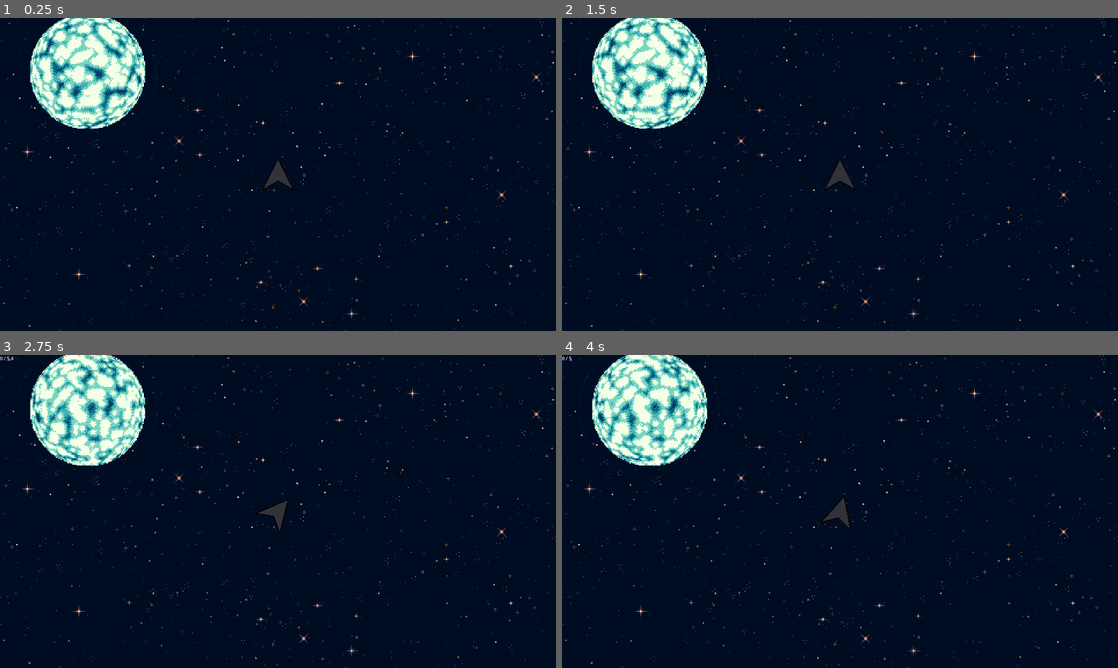
Above: before the commit, frames 1-4 (two rows, left to right).
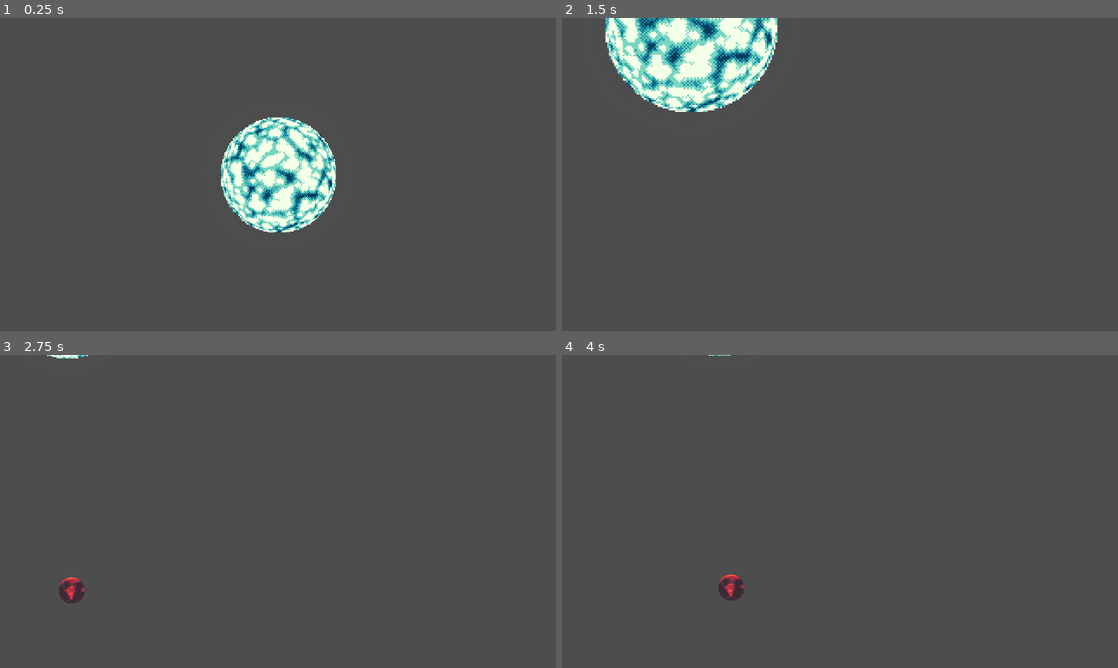
Above: after the commit, the same moments.

Repository: crhexa/starskipp
Game: Godot game, scene res://game/system.tscn
Two runs of this game, one before a commit and one after it. Both use one fixed random seed, a clock stepped at 60 frames per second and the inputs below.
Inputs (mouse positions are in pixels of both pictures, inside the frame that each line leads up to):
- Up to frame 1 (0.25 s): no input
- Up to frame 2 (1.5 s): tap Enter at 0.5 s; move the mouse to (962, 158) at 0.52 s; hold D (turn_right, bound only before the commit) 0.53-1.25 s; hold S (deccelerate, bound only before the commit) 0.53-1.25 s; click (962, 158) at 0.67 s; tap Mouse wheel up (zoom_in, bound only after the commit) at 0.8 s; drag from (728, 190) to (650, 71) at 1.27 s
- Up to frame 3 (2.75 s): tap Space (toggle_pause) at 2 s; move the mouse to (333, 442) at 2.02 s; hold D (turn_right, bound only before the commit) from 2.03 s (still down); hold S (deccelerate, bound only before the commit) from 2.03 s (still down); tap Mouse wheel down (zoom_out, bound only after the commit) at 2.1 s; click (333, 442) at 2.17 s
- Up to frame 4 (4 s): release D (turn_right, bound only before the commit) at 2.75 s; release S (deccelerate, bound only before the commit) at 2.75 s; drag from (650, 408) to (673, 464) at 2.77 s; move the mouse to (1006, 558) at 3.52 s; hold A (turn_left, bound only before the commit) from 3.53 s (still down); tap Mouse wheel up (zoom_in, bound only after the commit) at 3.6 s; click (1006, 558) at 3.67 s; tap Mouse wheel down (zoom_out, bound only after the commit) at 3.8 s

The runs differ from the first frame. In frame 1, 100% of the frame differs, in the area x 0-100%, y 0-100%; in frame 2, 99%; in frame 3, 100%; in frame 4, 100%.

Commit message:
Changed the ship camera to player controlled

Diff:
--- /dev/null
+++ b/game/Camera.gd
@@ -0,0 +1,38 @@
+extends Camera2D
+
+@export var speed : float = 400
+
+var levels = [2.0, 1.5, 1, 0.75, 0.55, 0.40, 0.35]
+var zoom_level : int = 2
+
+func _process(delta):
+	var x_dir : float = 0
+	var y_dir : float = 0
+
+	# Camera Movement
+	if Input.is_action_pressed("camera_left"):
+		x_dir -= 1
+
+	if Input.is_action_pressed("camera_right"):
+		x_dir += 1
+
+	if Input.is_action_pressed("camera_up"):
+		y_dir -= 1
+
+	if Input.is_action_pressed("camera_down"):
+		y_dir += 1
+
+	offset += (speed + (zoom_level * 200)) * delta * Vector2(x_dir, y_dir).normalized()
+
+
+	# Camera Zoom
+	if Input.is_action_just_pressed("zoom_out"):
+		step_zoom(1)
+
+	elif Input.is_action_just_pressed("zoom_in"):
+		step_zoom(-1)
+
+
+func step_zoom(steps : int):
+	zoom_level = clamp(zoom_level + steps, 0, levels.size() - 1)
+	zoom = Vector2.ONE * levels[zoom_level]
--- a/game/player.tscn
+++ b/game/player.tscn
@@ -35,6 +35,7 @@
 shape = SubResource("CircleShape2D_0tgg5")
 
 [node name="Camera2D" type="Camera2D" parent="."]
+enabled = false
 
 [node name="CanvasLayer" type="CanvasLayer" parent="Camera2D"]
 layer = -1
--- a/game/system.gd
+++ b/game/system.gd
@@ -16,12 +16,10 @@
 @onready var body_prototype = preload("res://game/body.tscn")
 
 
-
-# Called when the node enters the scene tree for the first time.
 func _ready():
 	Engine.set_max_fps(120)
 	generate()
-	add_player()
+	# add_player()
 	TimeController.swap_timescale()
 
 
--- a/game/system.tscn
+++ b/game/system.tscn
@@ -1,13 +1,15 @@
-[gd_scene load_steps=3 format=3 uid="uid://bvn42dkbc7qvg"]
+[gd_scene load_steps=4 format=3 uid="uid://bvn42dkbc7qvg"]
 
 [ext_resource type="Script" path="res://game/System.gd" id="1_p21j8"]
 [ext_resource type="Texture2D" uid="uid://8b5q5pqom7n6" path="res://assets/sprites/background.png" id="2_3fxwv"]
+[ext_resource type="Script" path="res://game/Camera.gd" id="3_mh367"]
 
 [node name="System" type="Node"]
 process_mode = 3
 script = ExtResource("1_p21j8")
 
 [node name="ParallaxBackground" type="ParallaxBackground" parent="."]
+visible = false
 offset = Vector2(1920, 1080)
 transform = Transform2D(1, 0, 0, 1, 1920, 1080)
 
@@ -17,3 +19,14 @@
 
 [node name="Sprite2D" type="Sprite2D" parent="ParallaxBackground/ParallaxLayer"]
 texture = ExtResource("2_3fxwv")
+
+[node name="Camera2D" type="Camera2D" parent="."]
+script = ExtResource("3_mh367")
+
+[node name="Interface" type="Control" parent="Camera2D"]
+layout_mode = 3
+anchors_preset = 15
+anchor_right = 1.0
+anchor_bottom = 1.0
+grow_horizontal = 2
+grow_vertical = 2
--- a/project.godot
+++ b/project.godot
@@ -34,22 +34,22 @@
 
 [input]
 
-turn_right={
+camera_right={
 "deadzone": 0.5,
 "events": [Object(InputEventKey,"resource_local_to_scene":false,"resource_name":"","device":-1,"window_id":0,"alt_pressed":false,"shift_pressed":false,"ctrl_pressed":false,"meta_pressed":false,"pressed":false,"keycode":0,"physical_keycode":68,"key_label":0,"unicode":100,"echo":false,"script":null)
 ]
 }
-turn_left={
+camera_left={
 "deadzone": 0.5,
 "events": [Object(InputEventKey,"resource_local_to_scene":false,"resource_name":"","device":0,"window_id":0,"alt_pressed":false,"shift_pressed":false,"ctrl_pressed":false,"meta_pressed":false,"pressed":false,"keycode":0,"physical_keycode":65,"key_label":0,"unicode":0,"echo":false,"script":null)
 ]
 }
-accelerate={
+camera_up={
 "deadzone": 0.5,
 "events": [Object(InputEventKey,"resource_local_to_scene":false,"resource_name":"","device":-1,"window_id":0,"alt_pressed":false,"shift_pressed":false,"ctrl_pressed":false,"meta_pressed":false,"pressed":false,"keycode":0,"physical_keycode":87,"key_label":0,"unicode":119,"echo":false,"script":null)
 ]
 }
-deccelerate={
+camera_down={
 "deadzone": 0.5,
 "events": [Object(InputEventKey,"resource_local_to_scene":false,"resource_name":"","device":-1,"window_id":0,"alt_pressed":false,"shift_pressed":false,"ctrl_pressed":false,"meta_pressed":false,"pressed":false,"keycode":0,"physical_keycode":83,"key_label":0,"unicode":115,"echo":false,"script":null)
 ]
@@ -69,6 +69,16 @@
 "events": [Object(InputEventKey,"resource_local_to_scene":false,"resource_name":"","device":-1,"window_id":0,"alt_pressed":false,"shift_pressed":false,"ctrl_pressed":false,"meta_pressed":false,"pressed":false,"keycode":0,"physical_keycode":44,"key_label":0,"unicode":44,"echo":false,"script":null)
 ]
 }
+zoom_out={
+"deadzone": 0.5,
+"events": [Object(InputEventMouseButton,"resource_local_to_scene":false,"resource_name":"","device":-1,"window_id":0,"alt_pressed":false,"shift_pressed":false,"ctrl_pressed":false,"meta_pressed":false,"button_mask":0,"position":Vector2(0, 0),"global_position":Vector2(0, 0),"factor":1.0,"button_index":5,"canceled":false,"pressed":false,"double_click":false,"script":null)
+]
+}
+zoom_in={
+"deadzone": 0.5,
+"events": [Object(InputEventMouseButton,"resource_local_to_scene":false,"resource_name":"","device":-1,"window_id":0,"alt_pressed":false,"shift_pressed":false,"ctrl_pressed":false,"meta_pressed":false,"button_mask":0,"position":Vector2(0, 0),"global_position":Vector2(0, 0),"factor":1.0,"button_index":4,"canceled":false,"pressed":false,"double_click":false,"script":null)
+]
+}
 
 [input_devices]
 
